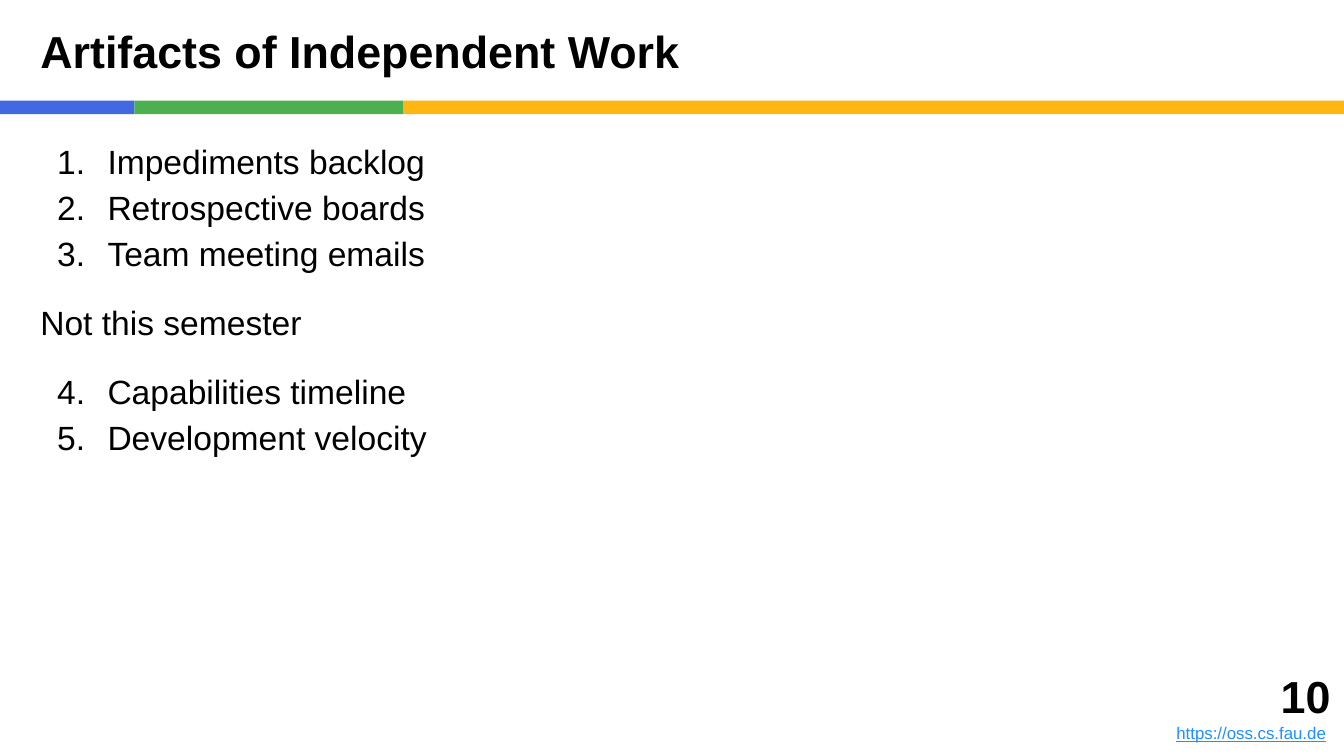
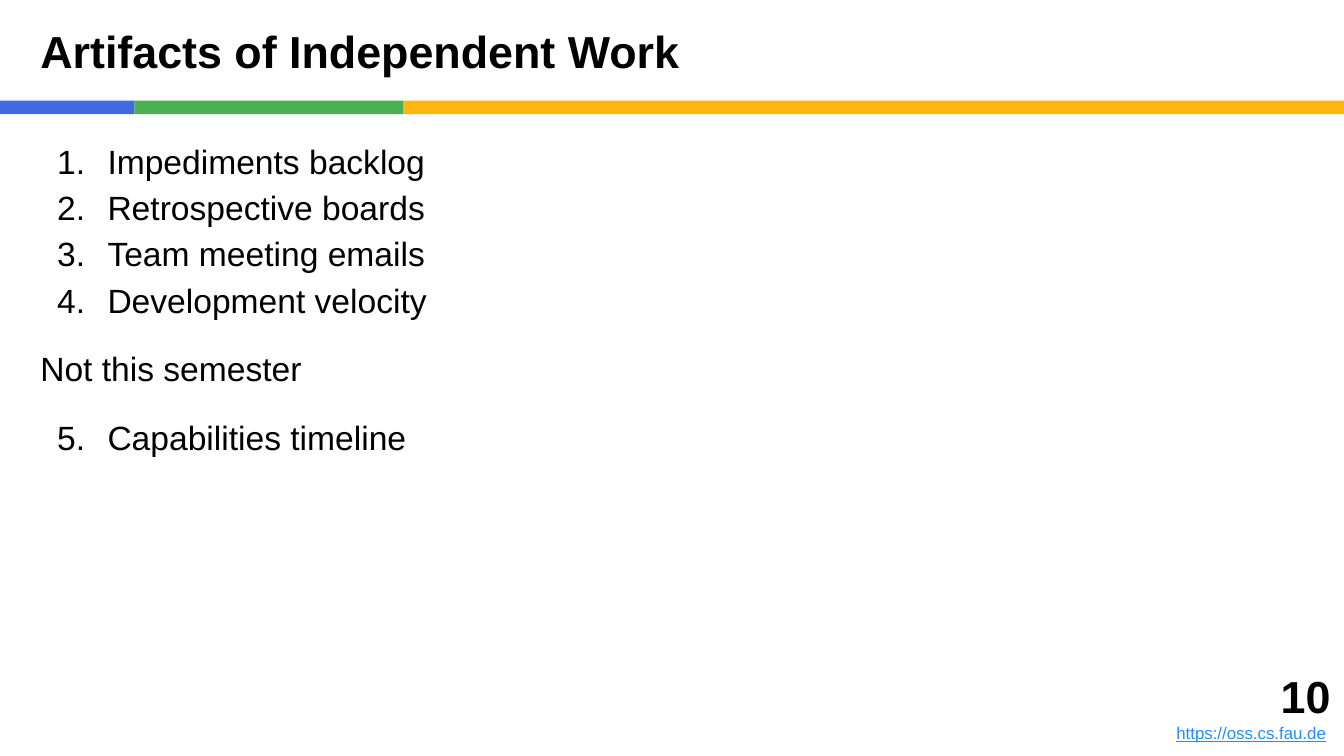
Before and after one commit to dirkriehle/coach-course, a slide deck: slide 10 of Lecture Slides/COACH A01 - Introduction.pptx. Drawn at 1344x756 pixels with LibreOffice and Linux fonts; fonts in the diff are those of the drawing. Boxes give left, top, right and bottom in pixels: in the first picture for what was removed or moved away, otherwise in the second. Text is boxed around its words. In the diff, an @@ line names an element or a change of style, - is before the commit and + after.

```diff
--- a/Lecture Slides/COACH A01 - Introduction.pptx
+++ b/Lecture Slides/COACH A01 - Introduction.pptx
@@ text at (x1=108, y1=288, x2=427, y2=319): paragraph added @@
+4. Development velocity
@@ text at (x1=108, y1=425, x2=427, y2=456): paragraph removed @@
-5. Development velocity
```
Also in this commit, not shown: 3 other slides changed, 4 other files.
